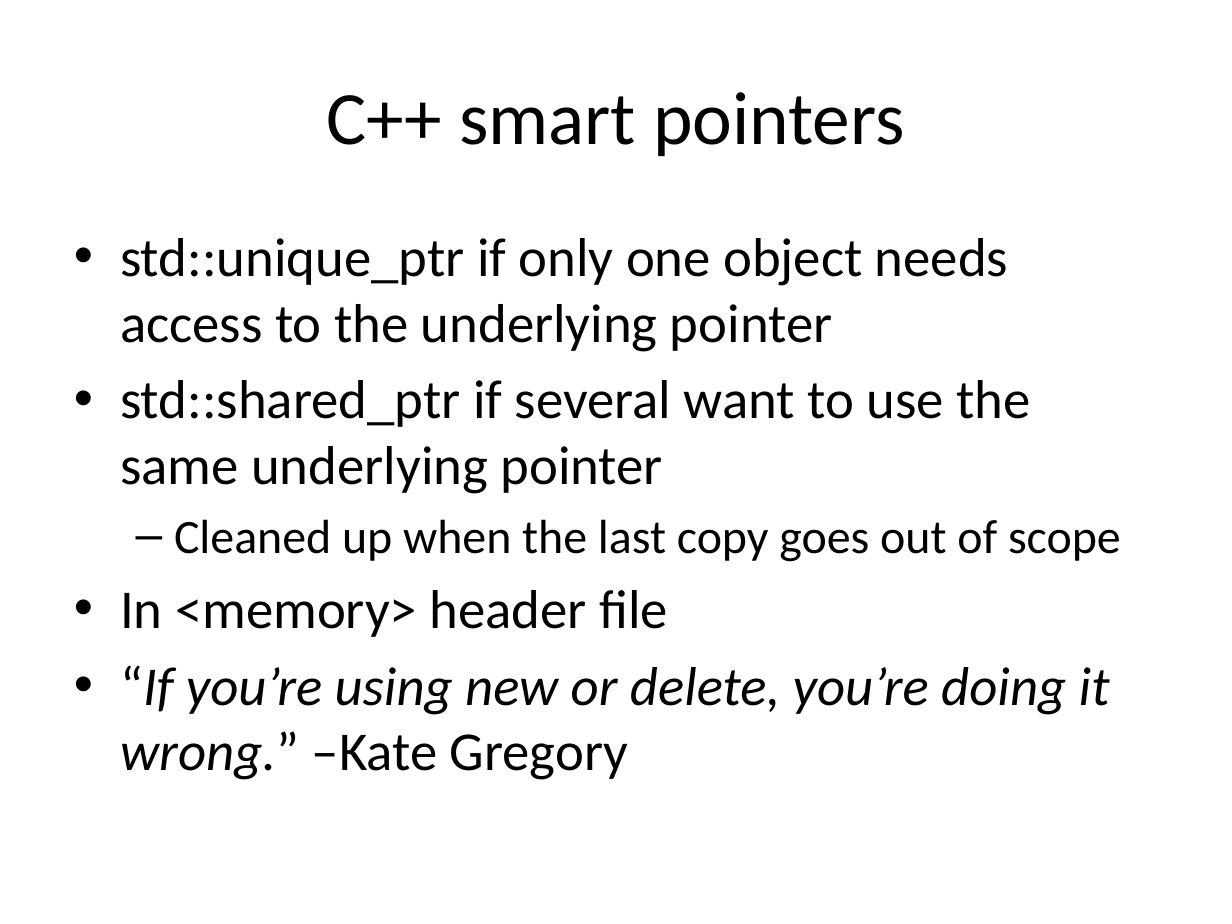
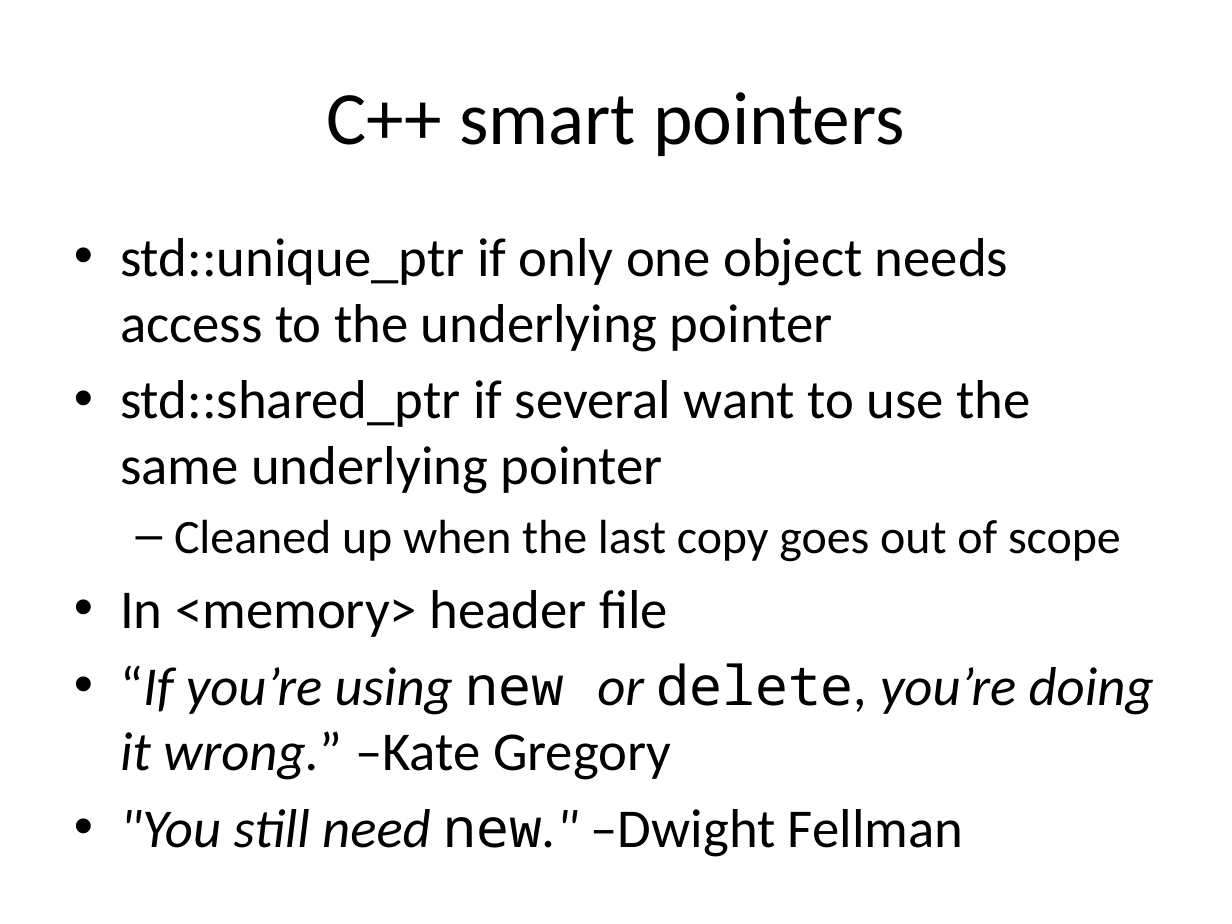
Before and after one commit to fellmad/FunWithCpp11, a slide deck: slide 32 of doc/Fun_with_C++11.pptx (slide 18 before the commit). Drawn at 1232x924 pixels with LibreOffice and Linux fonts; fonts in the diff are those of the drawing. Boxes give left, top, right and bottom in pixels: in the first picture for what was removed or moved away, otherwise in the second. Text is boxed around its words. In the diff, an @@ line names an element or a change of style, - is before the commit and + after.

```diff
--- a/doc/Fun_with_C++11.pptx
+++ b/doc/Fun_with_C++11.pptx
@@ text at [120, 663, 1154, 780]: font Calibri to Noto Sans Mono, italic off in "new delete," @@
@@ text at [120, 809, 963, 848]: paragraph added @@
+• "You still need new." –Dwight Fellman
```
Also in this commit, not shown: 4 other slides changed, 5 slides added.
